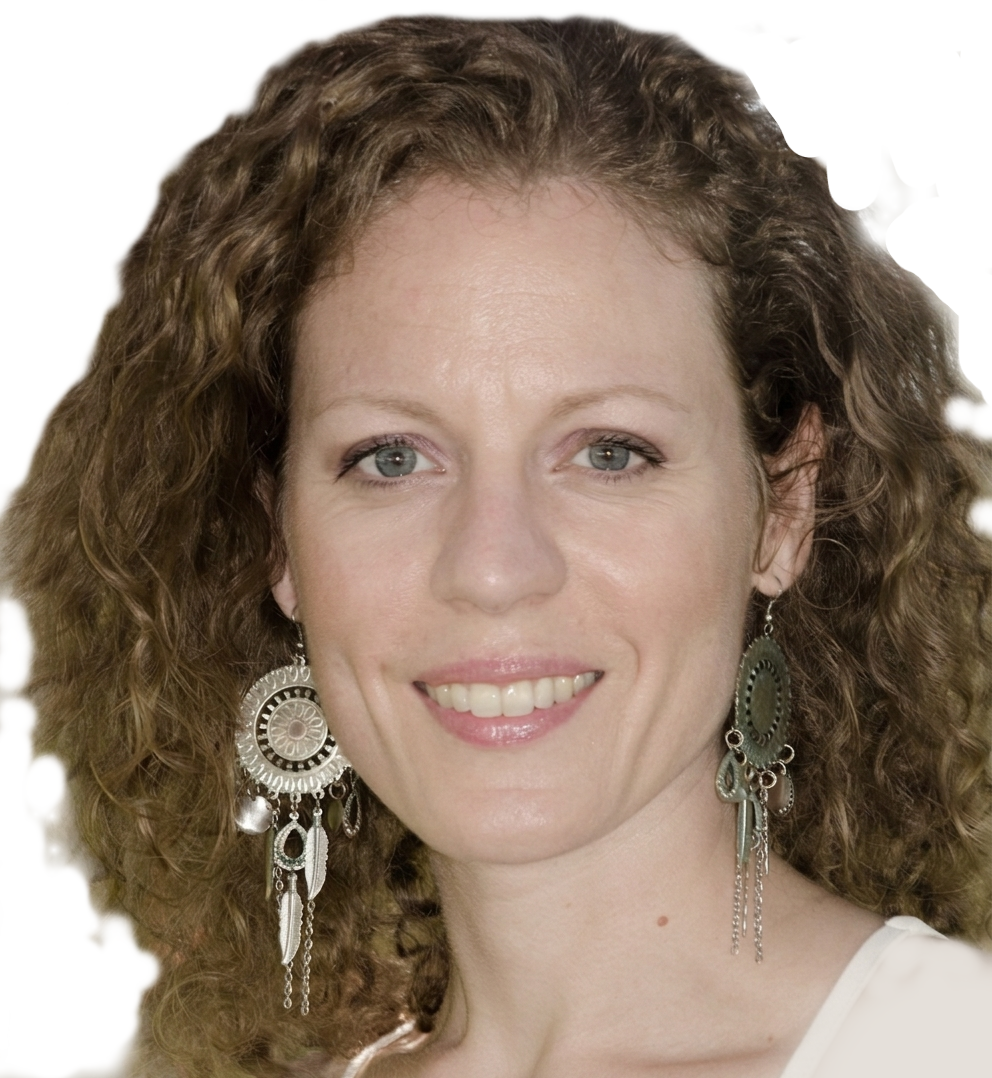
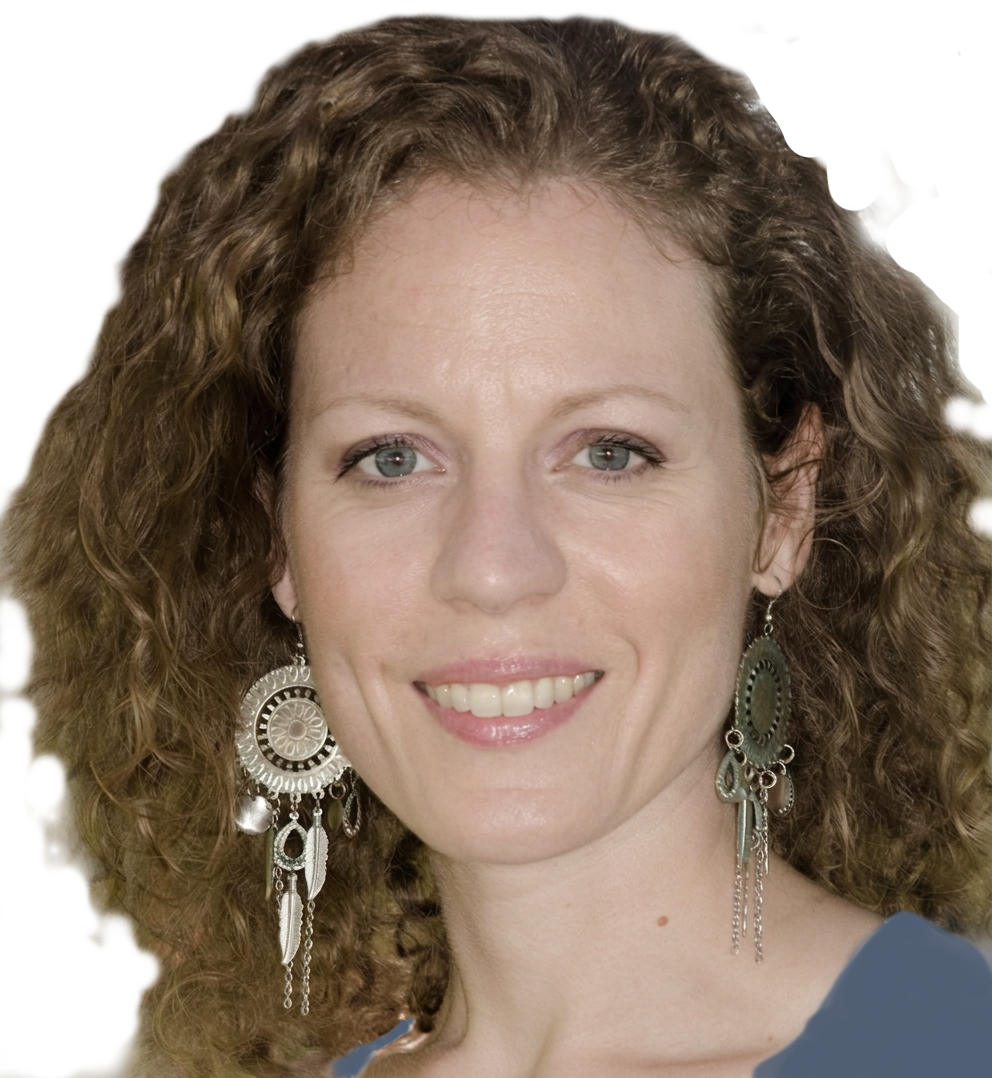
Before/after of a (992, 1078) layered artwork. What changed in the layer stack:
painted on "Riparazione" over 327, 903, 992, 1078
